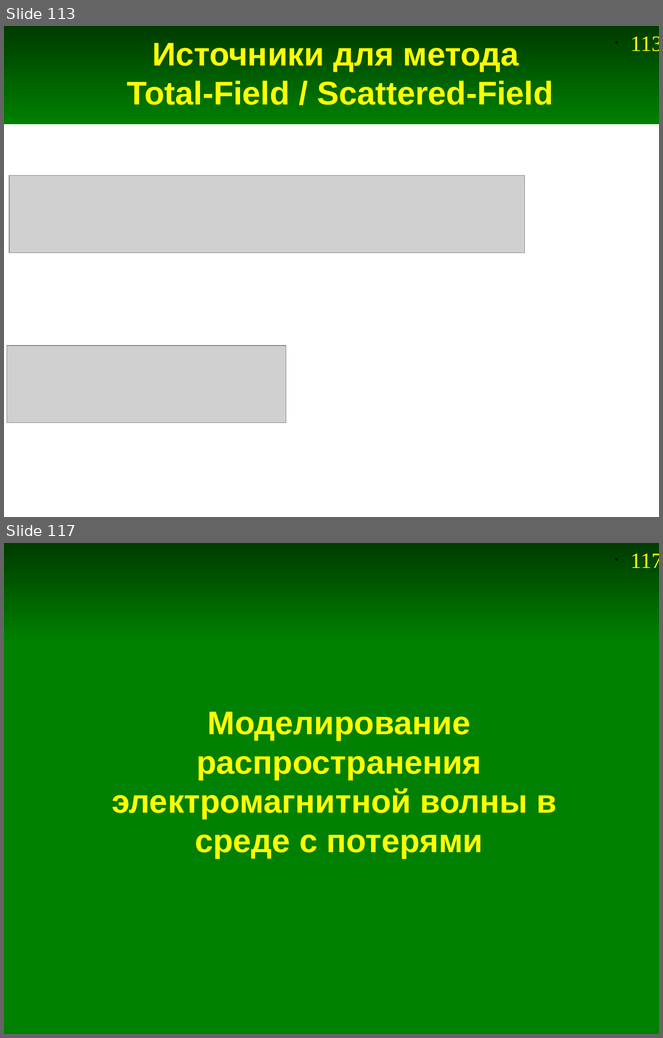
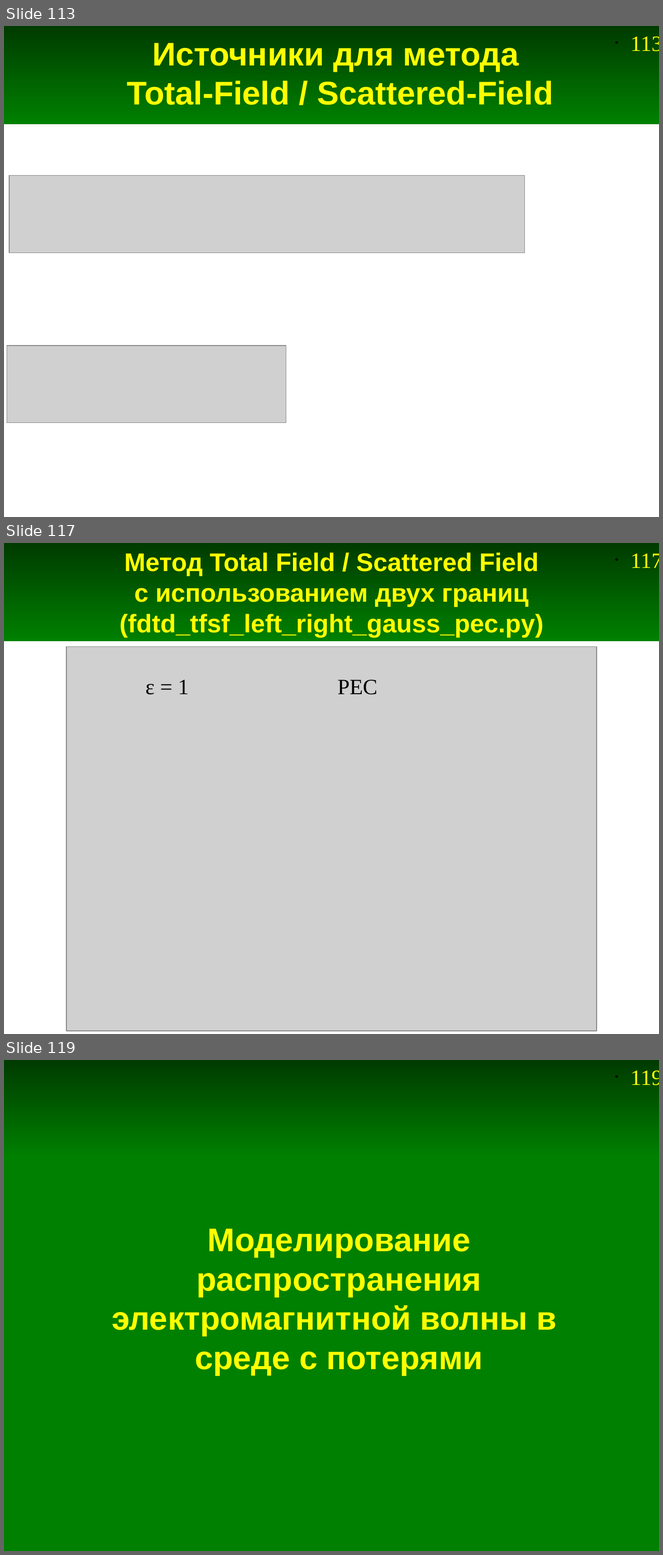
Before and after one commit to andris0147sv/modelling, a slide deck: presentations/2. FDTD.odp. Shown one above the other, each under a label of ours: slides 113 and 117 before the commit, slides 113, 117 and 119 after it; the slides between them are not shown. The pictures are 663x1038 and 663x1555 pixels, drawn with LibreOffice and Linux fonts; fonts in the diff are those of the drawing; grey boxes stand for pictures. Boxes give left, top, right and bottom in pixels: in the first picture for what was removed or moved away, otherwise in the second. Text is boxed around its words. In the diff, an @@ line names an element or a change of style, - is before the commit and + after.

```diff
--- a/presentations/2. FDTD.odp
+++ b/presentations/2. FDTD.odp
@@ slide 117 added at (4,543,659,1034), background #FFFFFF; not listed: 2 template elements that a slide beside it also shows @@
@@ title added at (119,552,544,638), 28 pt, text #FFFF00, bold @@
+Метод Total Field / Scattered Field
+с использованием двух границ
+(fdtd_tfsf_left_right_gauss_pec.py)
@@ picture added at (66,646,597,1031) @@
@@ text added at (145,680,189,695), 24 pt, text #000000 @@
+ε = 1
@@ text added at (338,680,378,695), 24 pt, text #000000 @@
+PEC
@@ what was slide 117 is now slide 119 @@
@@ page number at (631,1070,659,1085): text changed @@
-• 117
+• 119
```
Also in this commit, not shown: 4 slides changed, 4 other slides added, 3 slides removed, 11 other files.
